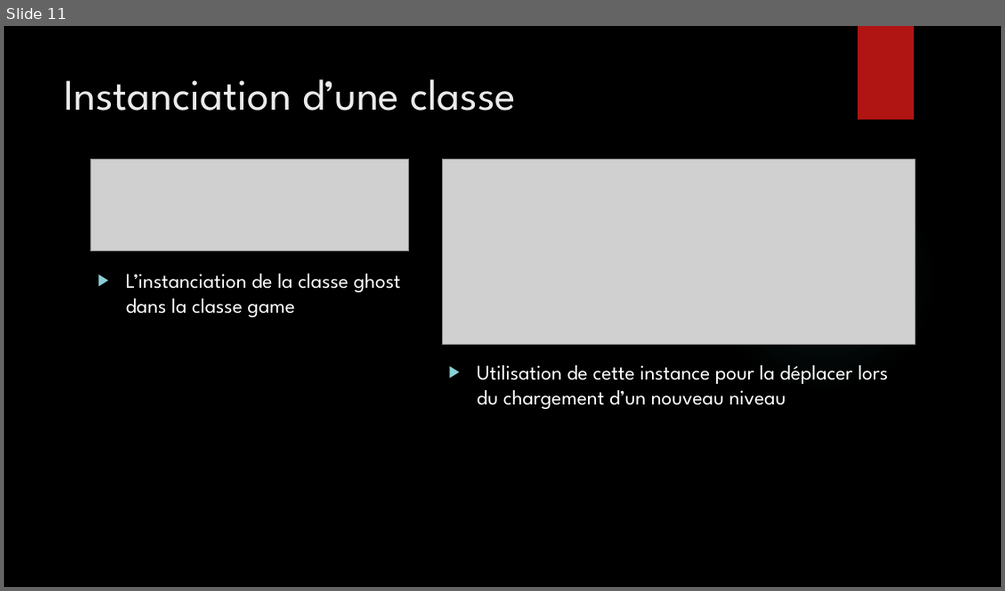
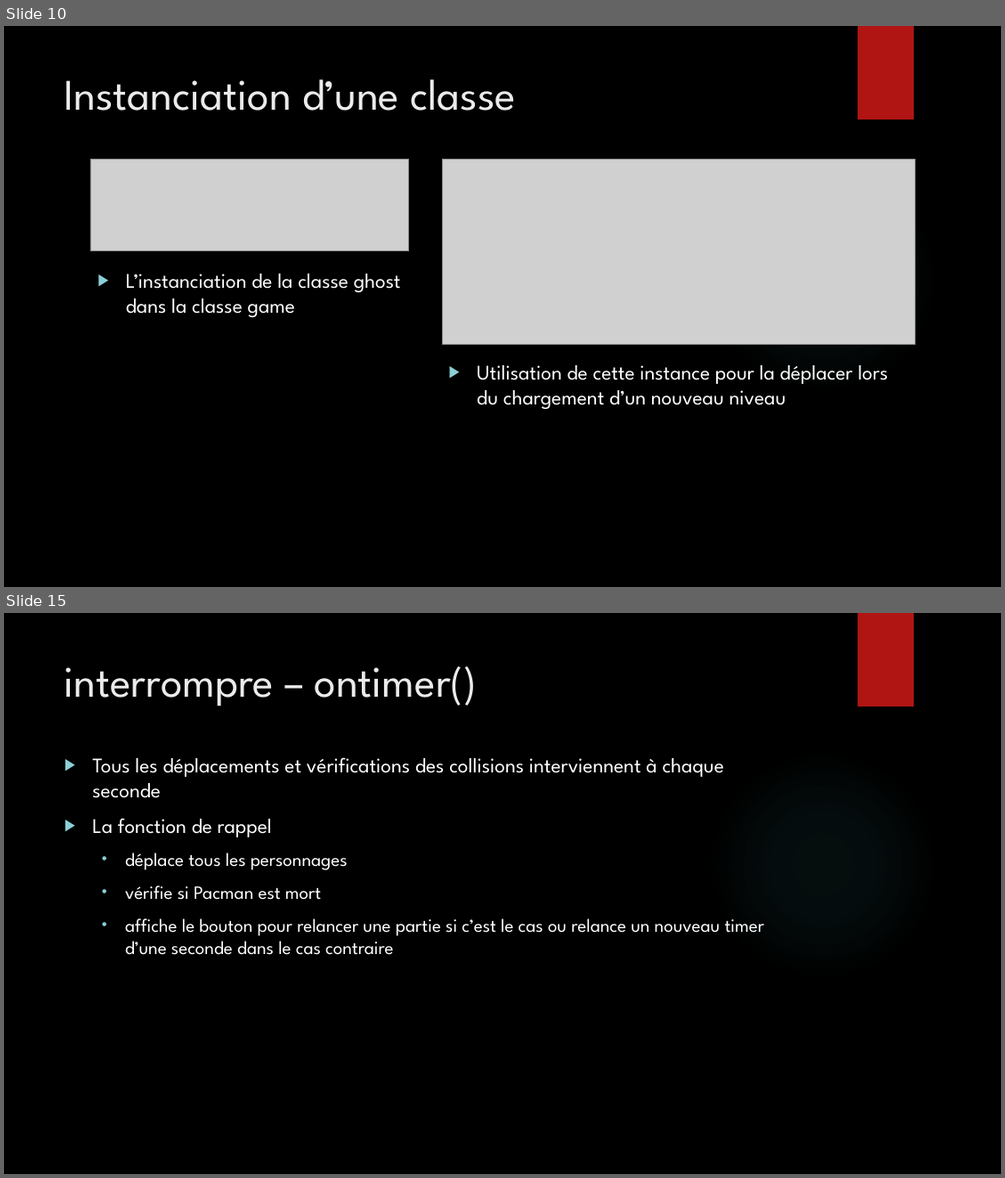
Before and after one commit to Bugnon/oc-2021, a slide deck: src/projet/projet3/Powerpoint_pacman.pptx. Shown one above the other, each under a label of ours: slide 11 before the commit, slides 10 and 15 after it; the slides between them are not shown. The pictures are 1005x591 and 1005x1178 pixels, drawn with LibreOffice and Linux fonts; fonts in the diff are those of the drawing; grey boxes stand for pictures; background and template pictures are left out. Boxes give left, top, right and bottom in pixels: in the first picture for what was removed or moved away, otherwise in the second. Text is boxed around its words. In the diff, an @@ line names an element or a change of style, - is before the commit and + after.

```diff
--- a/src/projet/projet3/Powerpoint_pacman.pptx
+++ b/src/projet/projet3/Powerpoint_pacman.pptx
@@ slide 15 added at <box>4,613,1001,1174</box>, background picture (left out); not listed: 2 template elements that a slide beside it also shows @@
@@ title added at <box>65,666,477,706</box>, 42 pt, text #EBEBEB @@
+interrompre – ontimer()
@@ text added at <box>92,757,765,955</box>, 18 pt, text #FFFFFF @@
+▶ Tous les déplacements et vérifications des collisions interviennent à chaque seconde
+▶ La fonction de rappel
+  • déplace tous les personnages
+  • vérifie si Pacman est mort
+  • affiche le bouton pour relancer une partie si c’est le cas ou relance un nouveau timer d’une seconde dans le cas contraire
@@ what was slide 11 is now slide 10 @@
```
Also in this commit, not shown: 1 slide changed, 8 other slides added, 2 slides removed.
